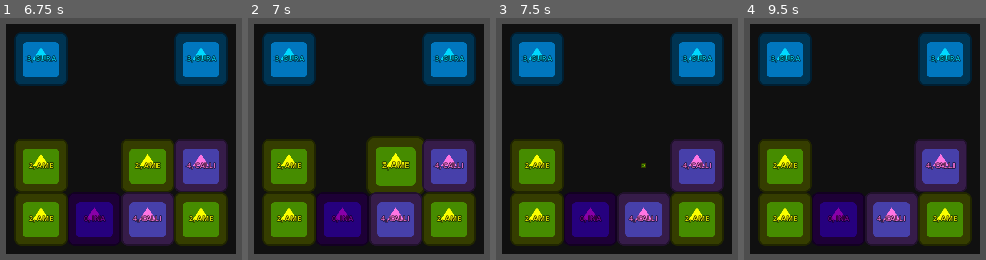
Above: before the commit, frames 1-4 (left to right).
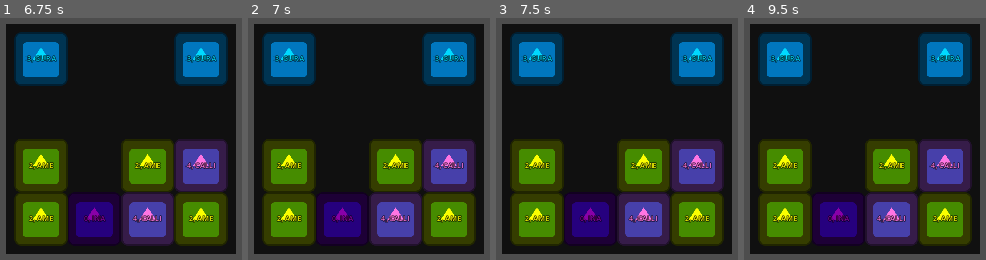
Above: after the commit, the same moments.

Repository: kuma-gee/holo-crush
Game: Godot game, scene res://src/game.tscn
The game is run twice, just before and just after one commit, with the same random seed, the same clock (stepped at 60 frames per second) and the same inputs. The engine's default icon, where the game draws it, is replaced by a stand-in: a white triangle on a blue panel in a dark square.
Inputs (mouse positions are in pixels of both pictures, inside the frame that each line leads up to):
- Up to frame 1 (6.75 s): tap Enter at 0.5, 2.75, 6.5 s; drag from (41, 59) to (200, 39) at 0.52 s; drag from (94, 59) to (79, 228) at 1.27 s; tap Space at 2, 4.25 s; move the mouse to (147, 59) at 2.02 s; tap Alt at 2.1, 5.1 s; click (147, 59) at 2.17 s; drag from (200, 59) to (outside the picture) at 2.77 s; drag from (41, 112) to (162, 139) at 3.52 s; drag from (94, 112) to (0, 27) at 4.27 s; move the mouse to (147, 112) at 5.02 s; click (147, 112) at 5.17 s; drag from (200, 112) to (outside the picture) at 5.77 s; drag from (41, 165) to (200, 39) at 6.52 s
- Up to frame 2 (7 s): no input
- Up to frame 3 (7.5 s): drag from (590, 165) to (575, 228) at 7.27 s
- Up to frame 4 (9.5 s): tap Space at 8 s; move the mouse to (891, 165) at 8.02 s; tap Alt at 8.1 s; click (891, 165) at 8.17 s; drag from (944, 165) to (outside the picture) at 8.77 s

Frame 1 is identical in both runs. In frame 2, 0.9% of the frame differs, in the area x 49-73%, y 49-73%; in frame 3, 4.2%; in frame 4, 6.0%, in the area x 50-95%, y 50-72%.
Error in both runs: Error connecting to signal: during await. (res://src/grid/grid.gd:109)

Commit message:
free piece after matched

Diff:
--- a/godot/src/grid/slot.gd
+++ b/godot/src/grid/slot.gd
@@ -9,16 +9,18 @@
 var pos: Vector2i
 
 func invalid_move(dir: Vector2i):
-	piece.slight_move(dir)
+	if piece:
+		piece.slight_move(dir)
 
 func move(other_slot: Slot):
-	var other = other_slot.piece
-	var piece_pos = get_pos()
-	piece.move(other_slot.get_pos())
-	await other.move(piece_pos)
+	if piece:
+		var other = other_slot.piece
+		var piece_pos = get_pos()
+		piece.move(other_slot.get_pos())
+		await other.move(piece_pos)
 
-	other_slot.piece = piece
-	piece = other
+		other_slot.piece = piece
+		piece = other
 
 func capture():
 	if piece:
@@ -28,13 +30,17 @@
 	return global_position + custom_minimum_size / 2
 
 func matched():
-	await piece.matched()
-	match_done.emit()
+	if piece:
+		await piece.matched()
+		piece = null
+		match_done.emit()
 
 
 func _on_swipe_control_pressed():
-	pressed.emit()
+	if piece:
+		pressed.emit()
 
 
 func _on_swipe_control_swiped(dir):
-	swiped.emit(pos, dir)
+	if piece:
+		swiped.emit(pos, dir)
--- a/godot/src/piece/piece.gd
+++ b/godot/src/piece/piece.gd
@@ -26,6 +26,7 @@
 	var tw = create_tween()
 	tw.tween_property(self, "scale", Vector2(0, 0), 1.0).set_trans(Tween.TRANS_BACK).set_ease(Tween.EASE_IN_OUT)
 	await tw.finished
+	queue_free()
 
 func slight_move(dir: Vector2):
 	var tw = create_tween()
